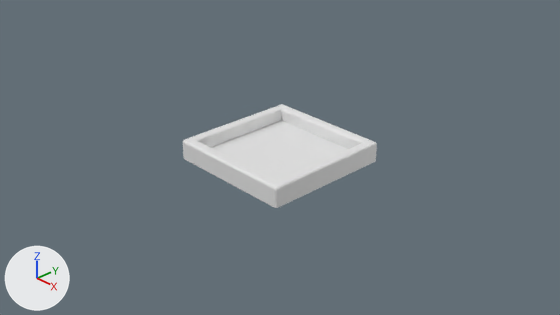
An edit to the Blender file Unity/WatcherUnity/Assets/Blender Objects/Files/SquarePlate.blend, drawn before and after from the same camera.
Camera for both pictures: the file's camera 'Camera'. Lighting does not change. The marker at lower left points along +X, +Y and +Z.

The scene before the commit, as lines of its bpy script (objects in view):
```python
me_cube = bpy.data.meshes.new('Cube')
me_cube.from_pydata(...)  # 152 vertices, 146 faces; spans x -1.0..1.0, y -1.0..1.0, z -0.1..0.2
me_cube.materials.append(mat_material)  # white #e7e7e7
ob_cube = bpy.data.objects.new('Cube', me_cube)
ob_cube.location = (0.0, 0.0, 0.0)
```
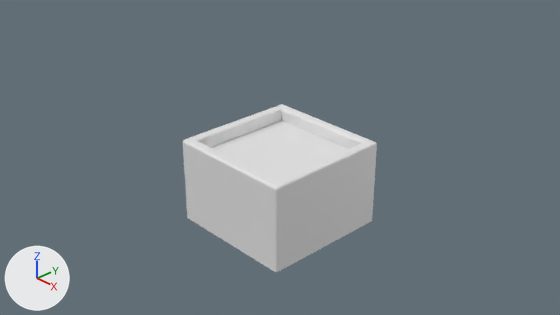
What differs and where, as boxes (x1, y1, x2, y2) in the pictures (560 x 315 px; the box of a moved part takes in the faces that stretch with it):
'Cube', reshaped (61% taller): before (183, 104, 377, 208); after (183, 104, 377, 272)
part 1 of me_cube, moved or reshaped: before (183, 147, 377, 208); after (183, 147, 377, 272)

The edits, one by one:
me_cube has 152 vertices, 146 faces and spans x -1.0..1.0, y -1.0..1.0, z -0.1..0.2.
me_cube is used by ob_cube; location (0.0, 0.0, 0.0).
me_cube part 1: all 28 vertices in x -1.0..1.0, y -1.0..1.0, z -0.1 are moved by (0.0, 0.0, -1.0).
